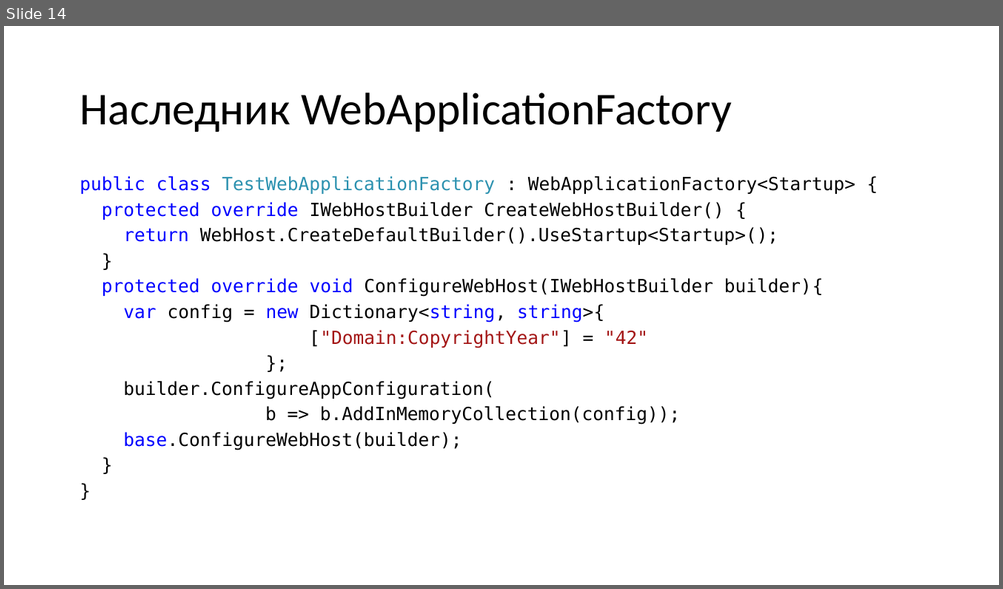
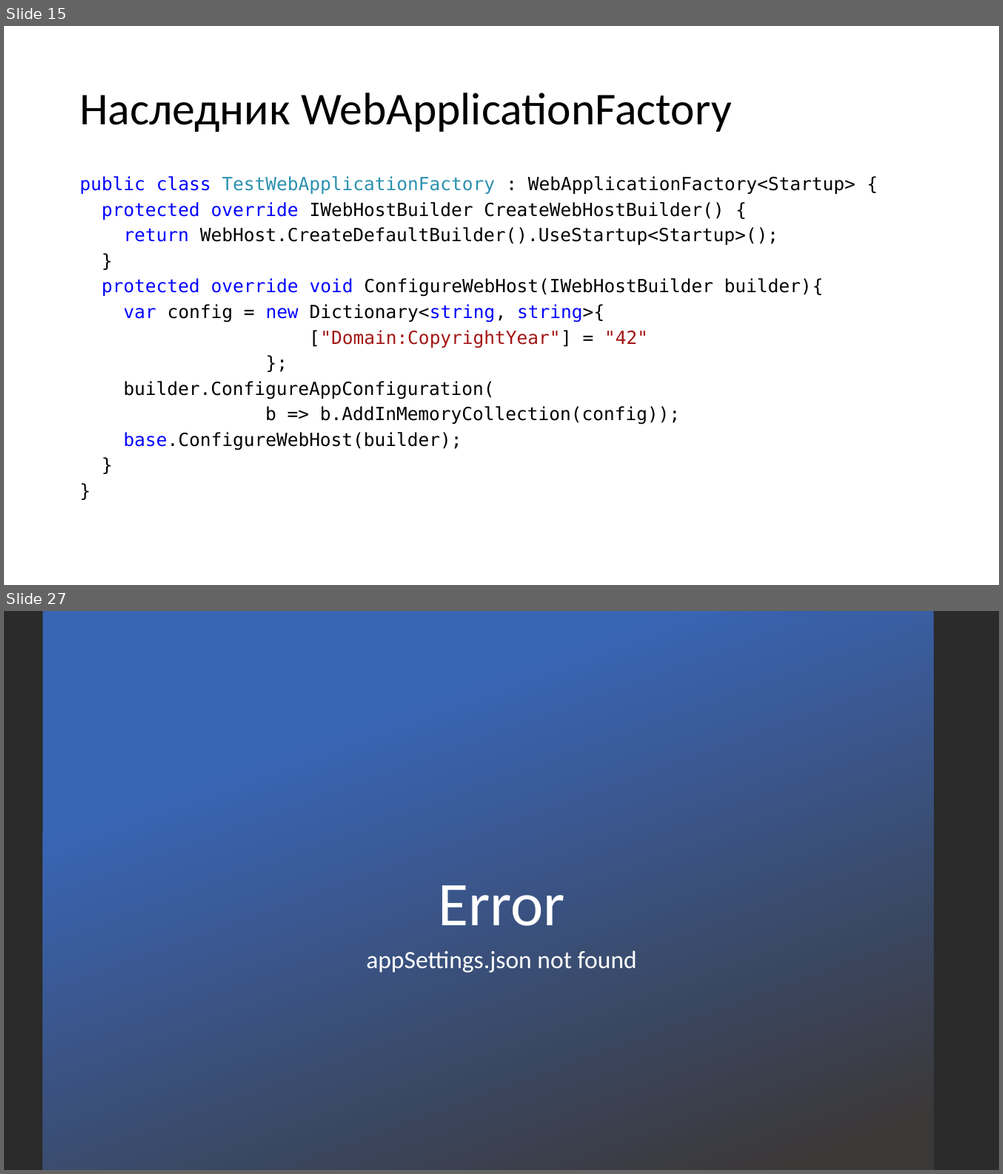
Before and after one commit to kugushev/presentations, a slide deck: 2019_Functional-Testing/Presentation.pptx. Shown one above the other, each under a label of ours: slide 14 before the commit, slides 15 and 27 after it; the slides between them are not shown. The pictures are 1003x589 and 1003x1174 pixels, drawn with LibreOffice and Linux fonts; fonts in the diff are those of the drawing; background and template pictures are left out; a plain dark background stands for a picture behind light text. Boxes give left, top, right and bottom in pixels: in the first picture for what was removed or moved away, otherwise in the second. Text is boxed around its words. In the diff, an @@ line names an element or a change of style, - is before the commit and + after.

```diff
--- a/2019_Functional-Testing/Presentation.pptx
+++ b/2019_Functional-Testing/Presentation.pptx
@@ slide 27 added at (4,611,999,1170), background picture (left out) @@
@@ rectangle added at (42,611,933,1170), fill gradient #3965B5 to #3B3838 @@
@@ title added at (438,886,565,926), 60 pt, text #FFFFFF @@
+Error
@@ text added at (366,951,637,973), 24 pt, text #FFFFFF @@
+appSettings.json not found
@@ what was slide 14 is now slide 15 @@
```
Also in this commit, not shown: 1 slide changed, 58 other slides added, 12 other files.
